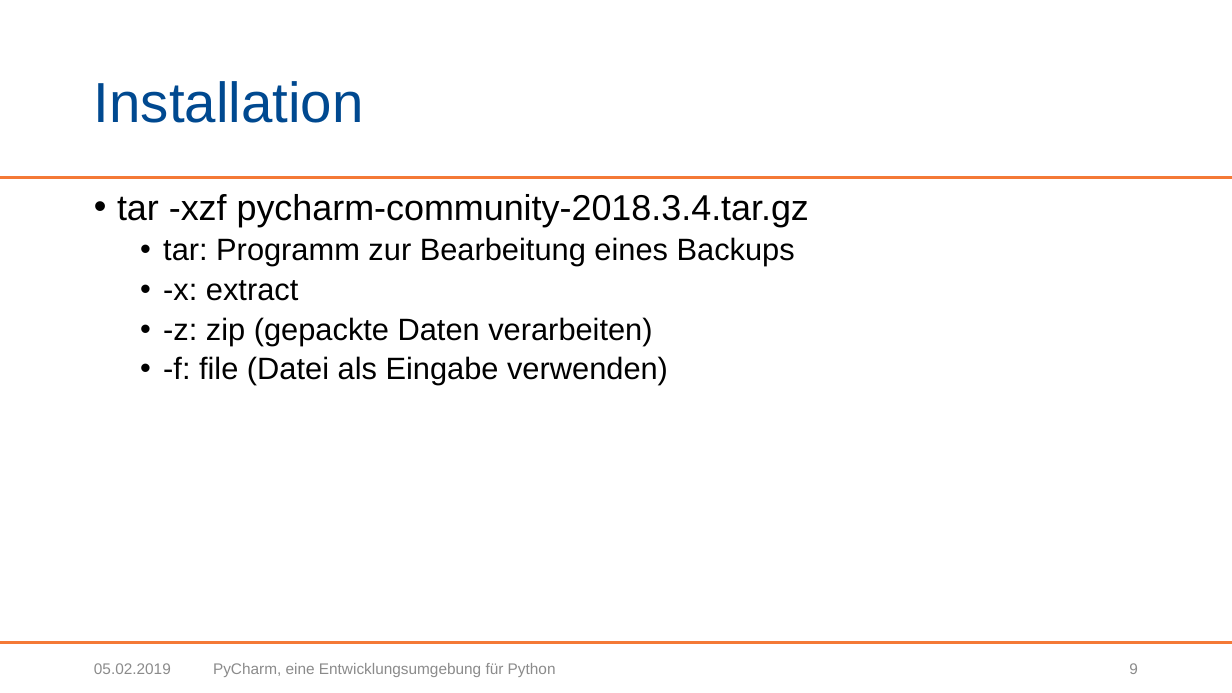
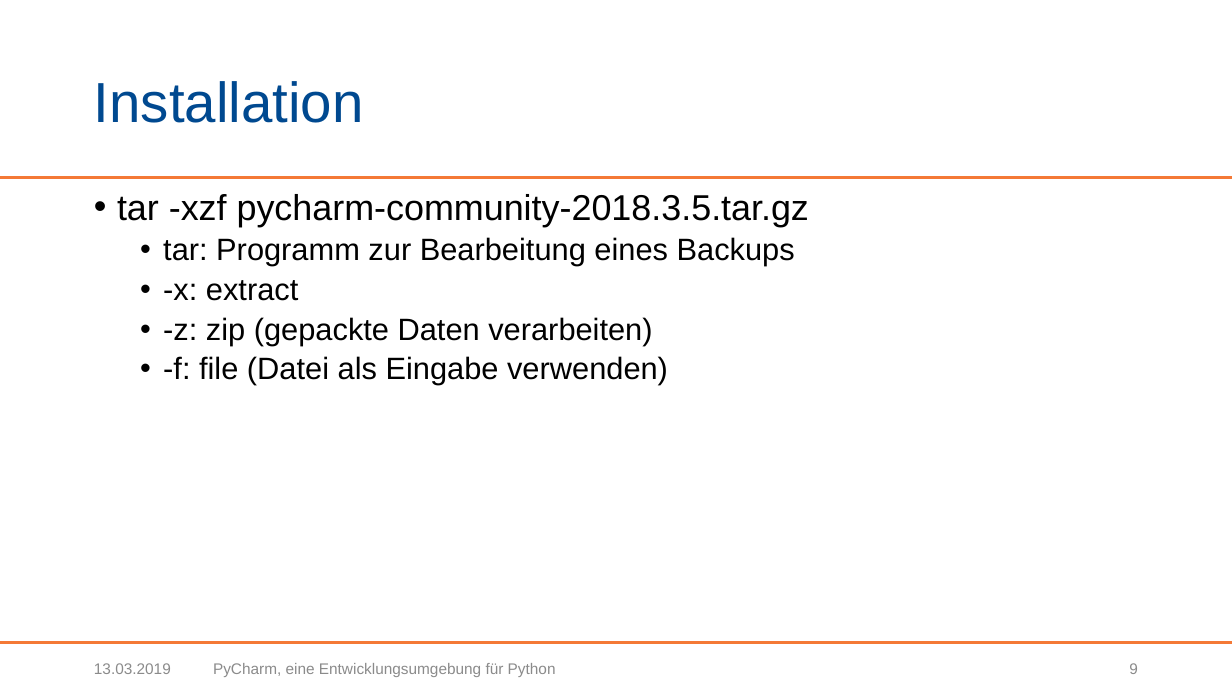
Before and after one commit to BogyMitutoyoCTL/Tetris-Preparation, a slide deck: slide 9 of Präsentationen/Pycharm.pptx. Drawn at 1232x693 pixels with LibreOffice and Linux fonts; fonts in the diff are those of the drawing; background and template pictures are left out. Boxes give left, top, right and bottom in pixels: in the first picture for what was removed or moved away, otherwise in the second. Text is boxed around its words. In the diff, an @@ line names an element or a change of style, - is before the commit and + after.

```diff
--- a/Präsentationen/Pycharm.pptx
+++ b/Präsentationen/Pycharm.pptx
@@ text at [117, 194, 809, 227]: text changed @@
-• tar -xzf pycharm-community-2018.3.4.tar.gz
+• tar -xzf pycharm-community-2018.3.5.tar.gz
@@ text at [94, 663, 171, 674]: text changed @@
-05.02.2019
+13.03.2019
```
Also in this commit, not shown: 26 other slides changed, 2 other files.
